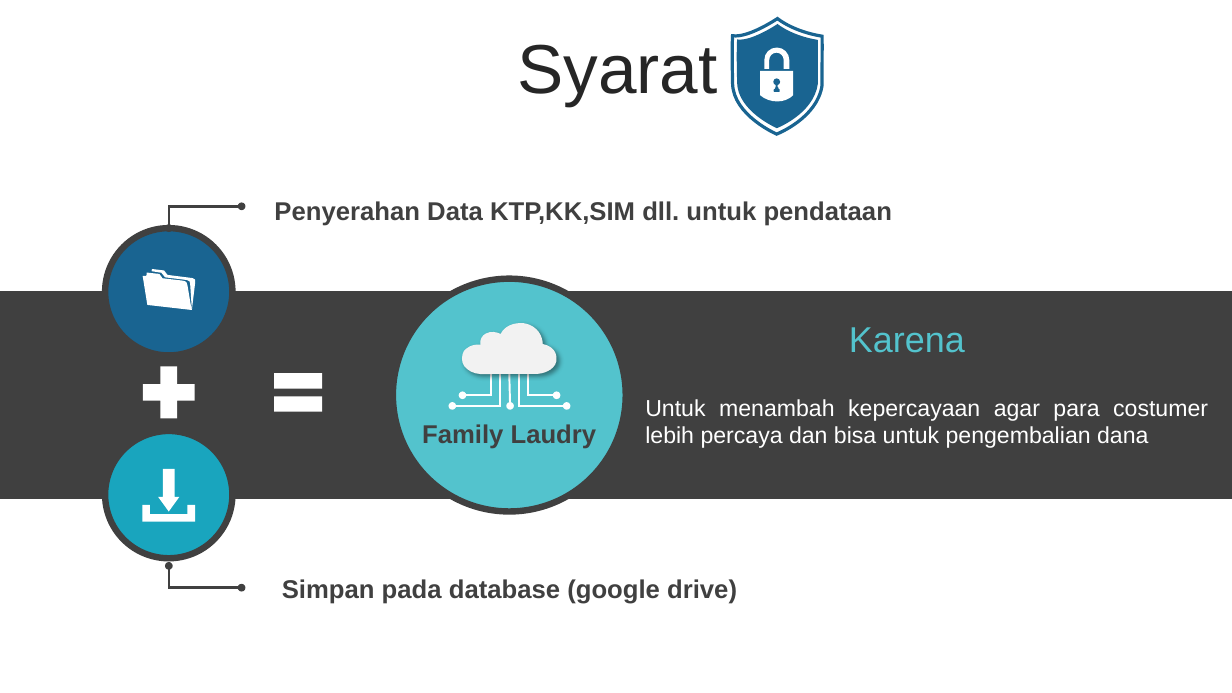
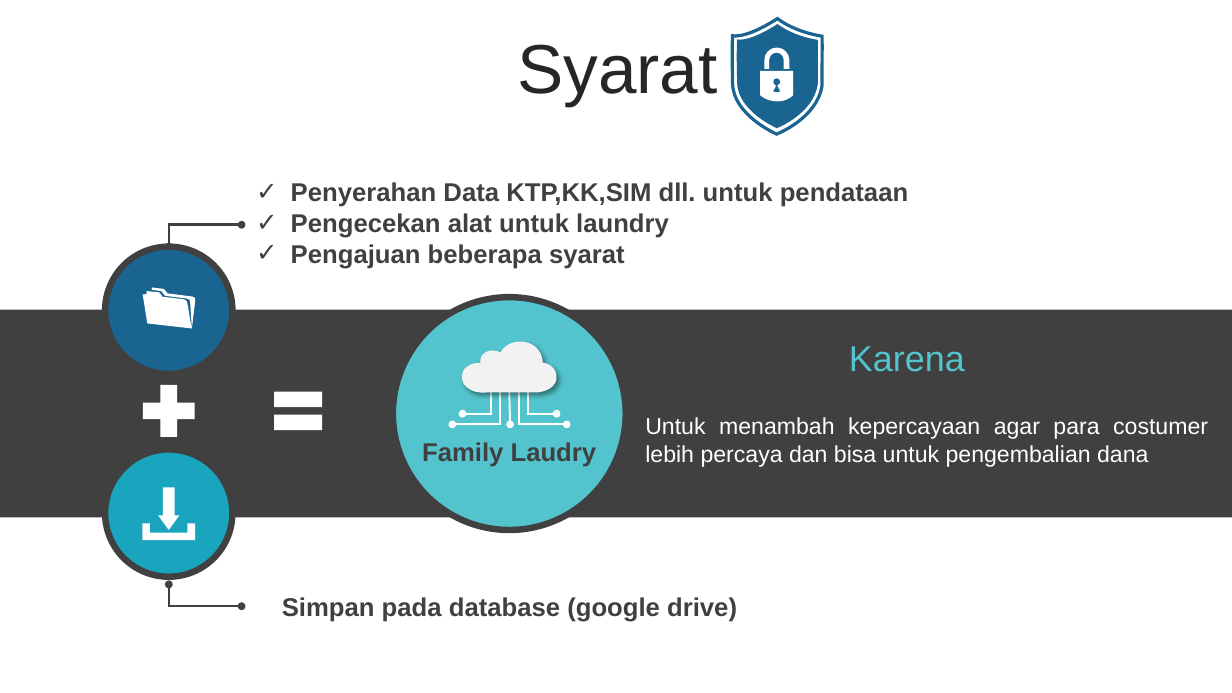
Before and after one commit to sahrul1610/Proyek1, a slide deck: slide 5 of Kelompok Proyek.pptx (slide 7 before the commit). Drawn at 1232x693 pixels with LibreOffice and Linux fonts; fonts in the diff are those of the drawing. Boxes give left, top, right and bottom in pixels: in the first picture for what was removed or moved away, otherwise in the second. Text is boxed around its words. In the diff, an @@ line names an element or a change of style, - is before the commit and + after.

```diff
--- a/Kelompok Proyek.pptx
+++ b/Kelompok Proyek.pptx
@@ text "Penyerahan Data KTP,KK,SIM dll. untuk ...": place and size @@
-text "Penyerahan Data KTP,KK,SIM dll. untuk ..." at [274,201,892,226]
+text "Penyerahan Data KTP,KK,SIM dll. untuk ..." at [291,182,908,269]
@@ text at [291,182,908,207]: alignment justified to left; bullet none to ✓ @@
@@ text at [291,213,669,269]: paragraphs added @@
+✓ Pengecekan alat untuk laundry
+✓ Pengajuan beberapa syarat
@@ 4 texts, 4 elbow arrows, 3 ellipses, 3 freeform shapes, 2 elbow double arrows, 1 rectangle, 1 plus sign, 1 math equal, 1 arrow: place and size @@
-4 texts, 4 elbow arrows, 3 ellipses, 3 freeform shapes, 2 elbow double arrows, 1 rectangle, 1 plus sign, 1 math equal, 1 arrow at [0,206,1232,604]
+4 texts, 4 elbow arrows, 3 ellipses, 3 freeform shapes, 2 elbow double arrows, 1 rectangle, 1 plus sign, 1 math equal, 1 arrow at [0,225,1232,622]
```
Also in this commit, not shown: 5 other slides changed, 7 slides added, 5 slides removed, 1 other file.
